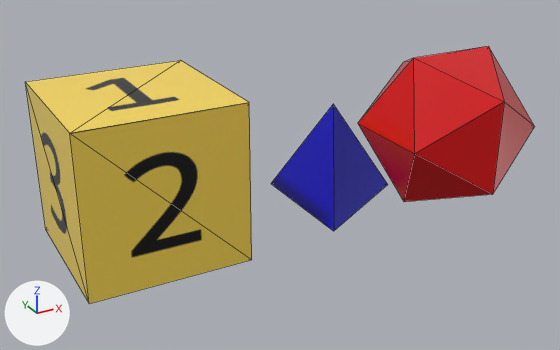
A saved change to the glTF model models/dice/d3.gltf.
The view is the same before and after, from a camera (50 mm lens) standing at (-2.66, -8.36, 3.72) and looking at (1.39, -0.99, 0.04). Every picture has the same lights, and +X, +Y and +Z are marked at lower left. Mesh edges are drawn as thin lines.

Names of what the first picture shows: 'D20', 'D6', 'Solid'.
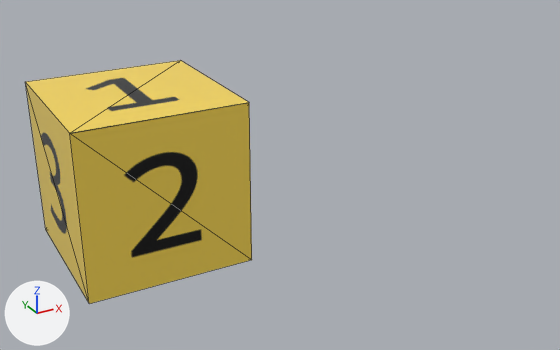
What differs and where, as boxes [x1, y1, x2, y2] in the pictures (560 x 350 px):
'D20', deleted
    before: [358, 46, 535, 202]
'Solid', deleted (blue)
    before: [271, 104, 388, 231]

Diff of the bpy script that builds the scene:
```diff
--- a/models/dice/d3.gltf.py
+++ b/models/dice/d3.gltf.py
@@ ob_d20 @@
-ob_d20 = bpy.data.objects.new('D20', me_solid_002)
-ob_d20.location = (3.023, -1.953, 0.685)
@@ ob_solid @@
-ob_solid = bpy.data.objects.new('Solid', me_solid)
-ob_solid.location = (2.473, -0.436, -0.416)
```
